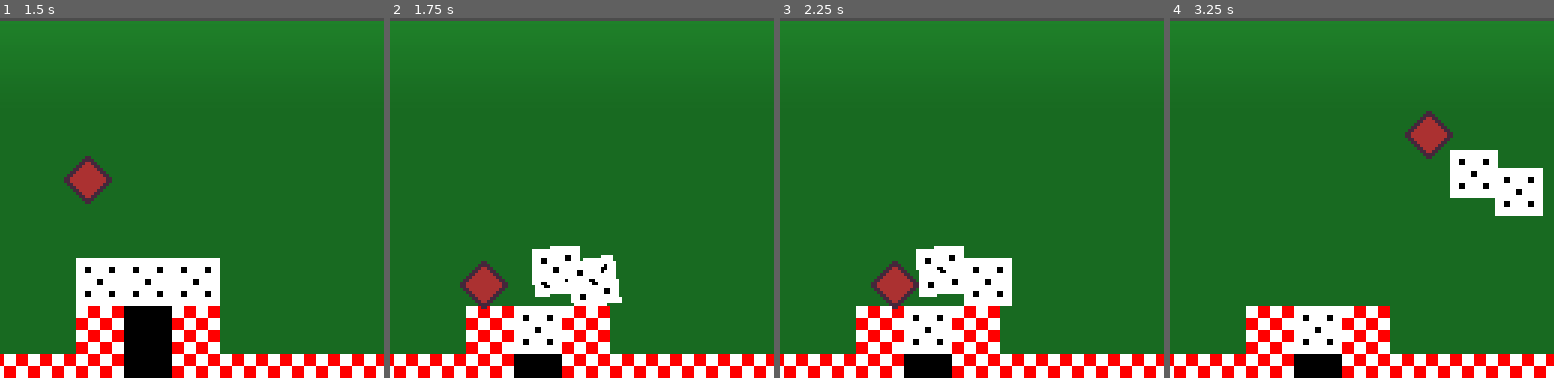
Above: before the commit, frames 1-4 (left to right).
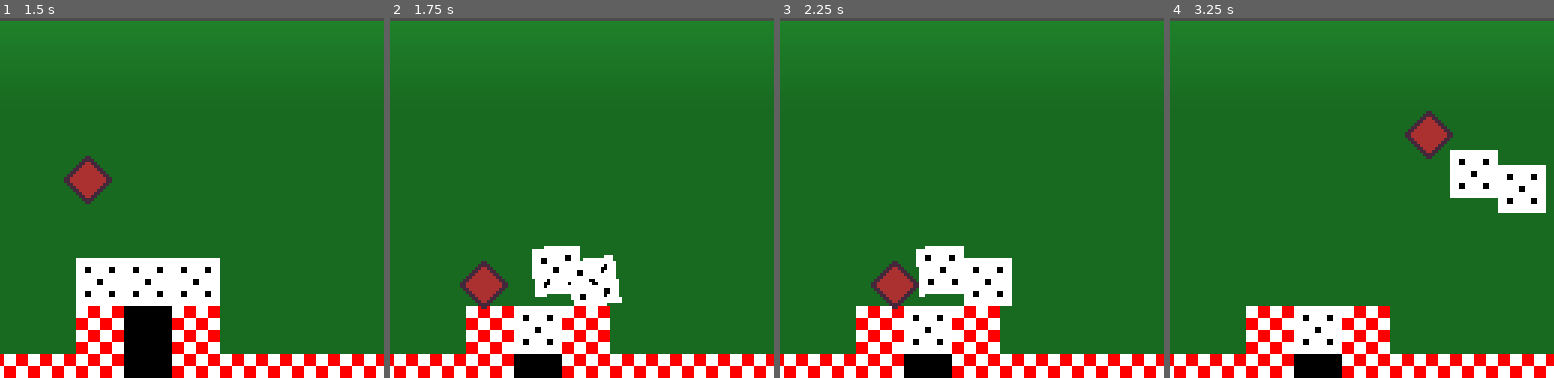
Above: after the commit, the same moments.

Repository: jonathandavidlewis/pair-programming-jam-00
Game: Godot game, scene res://src/Level003.tscn
Same seed, same stepped clock (60 frames per second), same inputs: the game is played once before the commit and once after it. This scene is started directly instead of the project's main scene.
Inputs:
- Up to frame 1 (1.5 s): tap Enter (ui_accept) at 0.5, 0.77 s; hold Right (ui_right) 0.53-1.28 s; hold Down (ui_down) from 1.28 s (still down)
- Up to frame 2 (1.75 s): keep holding Down (ui_down); tap Enter (ui_accept) at 1.52 s
- Up to frame 3 (2.25 s): release Down (ui_down) at 2.03 s; hold Right (ui_right) from 2.03 s (still down)
- Up to frame 4 (3.25 s): release Right (ui_right) at 2.78 s; hold Up (ui_up) from 2.78 s (still down); tap Enter (ui_accept) at 3.02 s
The pictures show only the part of the screen within x 28-78%, y 0-50%; the shares and areas given below are measured in that part.

Frame 1 is identical in both runs. In frame 2, less than 0.1% of the frame differs, in the area x 36-57%, y 63-80%; in frame 3, 0.1%; in frame 4, 0.5%, in the area x 84-98%, y 40-55%.

Commit message:
Add background music

Diff:
--- a/project/src/Level.tscn
+++ b/project/src/Level.tscn
@@ -6,6 +6,7 @@
 [ext_resource path="res://asset/hole.png" type="Texture" id=4]
 [ext_resource path="res://src/GoalArea.tscn" type="PackedScene" id=5]
 [ext_resource path="res://src/DialogManager.tscn" type="PackedScene" id=6]
+[ext_resource path="res://asset/audio/background-music-adventure-theme.mp3" type="AudioStream" id=7]
 
 [sub_resource type="Gradient" id=1]
 colors = PoolColorArray( 0.172256, 0.621094, 0.220346, 1, 0.0306091, 0.460938, 0.0767157, 0.74902 )
@@ -67,3 +68,9 @@
 cell_size = Vector2( 16, 16 )
 format = 1
 tile_data = PoolIntArray( -1, 0, 0, -65536, 0, 0, -65535, 0, 0, -65534, 0, 0, -65533, 0, 0, -65532, 0, 0, -65531, 0, 0, …(822 unchanged characters)…
+
+[node name="AudioStreamPlayer" type="AudioStreamPlayer" parent="."]
+pause_mode = 2
+stream = ExtResource( 7 )
+volume_db = -12.0
+autoplay = true
Not shown, added: project/asset/audio/background-music-adventure-theme.mp3.import
Not shown: 1 places in project/src/Level.tscn that only renumber resources
Not shown, added: project/asset/audio/background-music-adventure-theme.mp3
